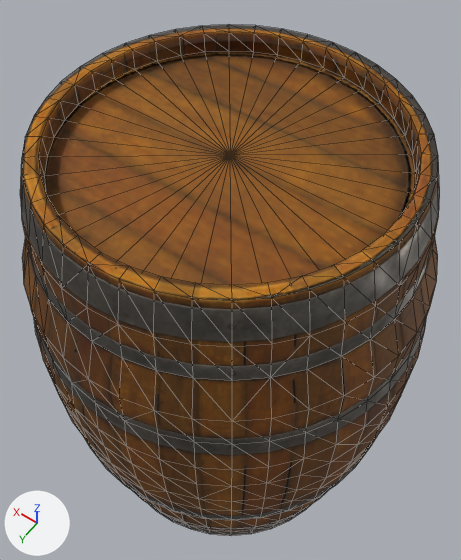
An edit to the glTF model worlds/mm6/models/mm6_deco_barrel.glb, drawn before and after from the same camera.
One viewpoint serves both versions: a 50 mm lens placed at (-0.412, 0.575, 1.449), pointed at (0.03, -0.043, 0.477). Lighting does not change. The marker at lower left points along +X, +Y and +Z. The picture after the commit comes second. Mesh edges are drawn as thin lines. Vertices at exactly the same position are counted once.

Names of what the first picture shows: 'Barrel'.
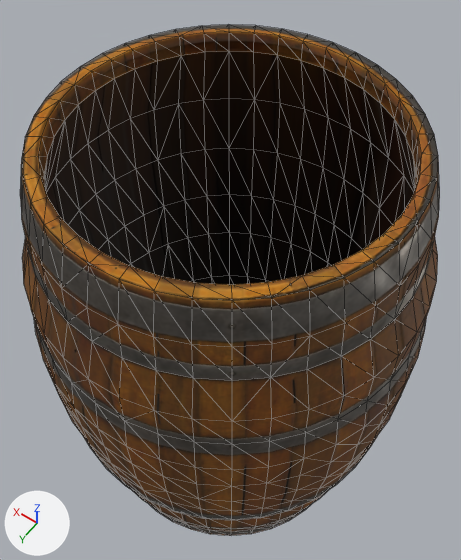
Location of each change, [x1, y1, x2, y2] in pixels of the pictures (461 x 560 px):
'Barrel', reshaped
    both: [20, 25, 440, 535]
part 1 of me_barrel, cut back
    both: [44, 51, 416, 285]

The change, as a list of edits to the scene's bpy script:
```text
Change mat_barrel:
    add n7 = _N.new('ShaderNodeMix'); n7.name = 'Mix'
    add n7.data_type = 'RGBA'
    add n7.blend_type = 'MULTIPLY'
    add n7.inputs[0].default_value = 1.0  # 'Factor'
    add n8 = _N.new('ShaderNodeVertexColor'); n8.name = 'Color Attribute'
    where n2 = _N.new('ShaderNodeTexImage'); n2.name = 'Image Texture'
    where n0 = _N.new('ShaderNodeBsdfPrincipled'); n0.name = 'Principled BSDF'
    remove _L.new(n2.outputs[0], n0.inputs[0])  # 'Color' to 'Base Color'
    add _L.new(n7.outputs[2], n0.inputs[0])  # 'Result' to 'Base Color'
    add _L.new(n8.outputs[0], n7.inputs[7])  # 'Color' to 'B'
    add _L.new(n2.outputs[0], n7.inputs[6])  # 'Color' to 'A'
Change me_barrel:
    used by ob_barrel; location = (0.0, 0.0, 0.0)
    remove me_barrel.from_pydata(...)  # 642 vertices, 1280 faces; spans x -0.348..0.348, y -0.348..0.348, z 0.0..0.871
    add me_barrel.from_pydata(...)  # 882 vertices, 1760 faces; spans x -0.348..0.348, y -0.348..0.348, z 0.0..0.871
    me_barrel part 1
    1 vertex is removed from x 0.0, y 0.0, z 0.835
    40 faces are deleted
    217 vertices are added at x -0.319..0.319, y -0.319..0.319, z 0.06..0.706
    6 new vertices lie (0.046, 0.019, 0.0) away from vertices in x -0.145..0.099, y -0.303..0.284, z 0.318..0.577
    6 new vertices lie (0.046, -0.019, 0.0) away from vertices in x -0.145..0.099, y -0.284..0.303, z 0.318..0.577
    6 new vertices lie (0.019, 0.046, 0.0) away from vertices in x -0.303..0.284, y -0.145..0.099, z 0.318..0.577
    6 new vertices lie (0.019, -0.046, 0.0) away from vertices in x -0.303..0.284, y -0.099..0.145, z 0.318..0.577
    520 new faces join them
```
